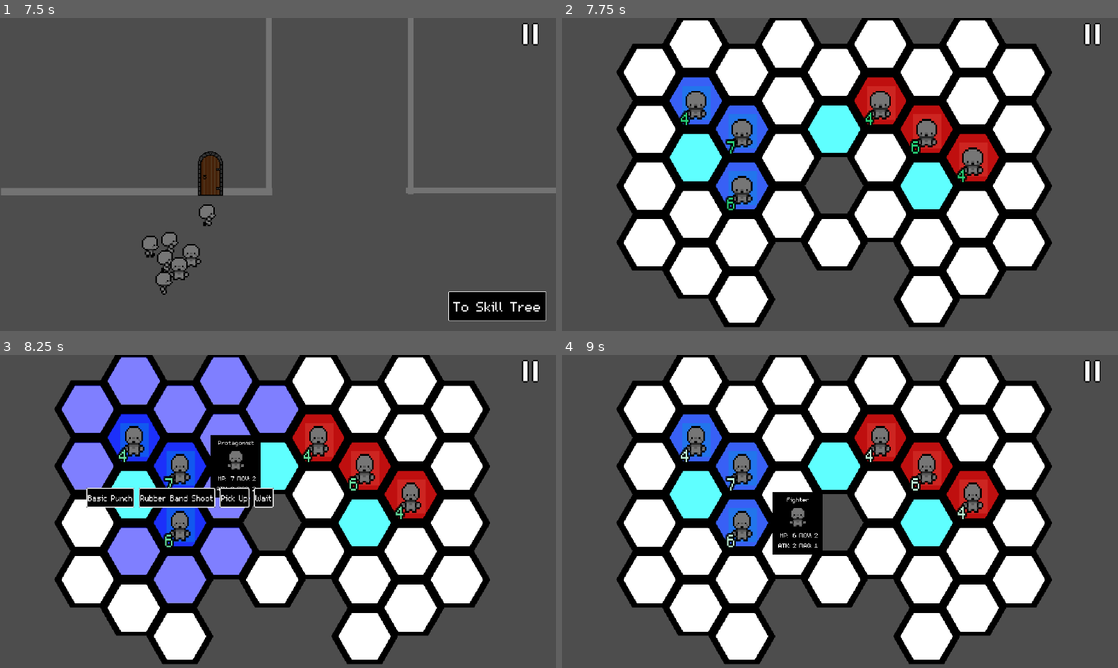
Above: before the commit, frames 1-4 (two rows, left to right).
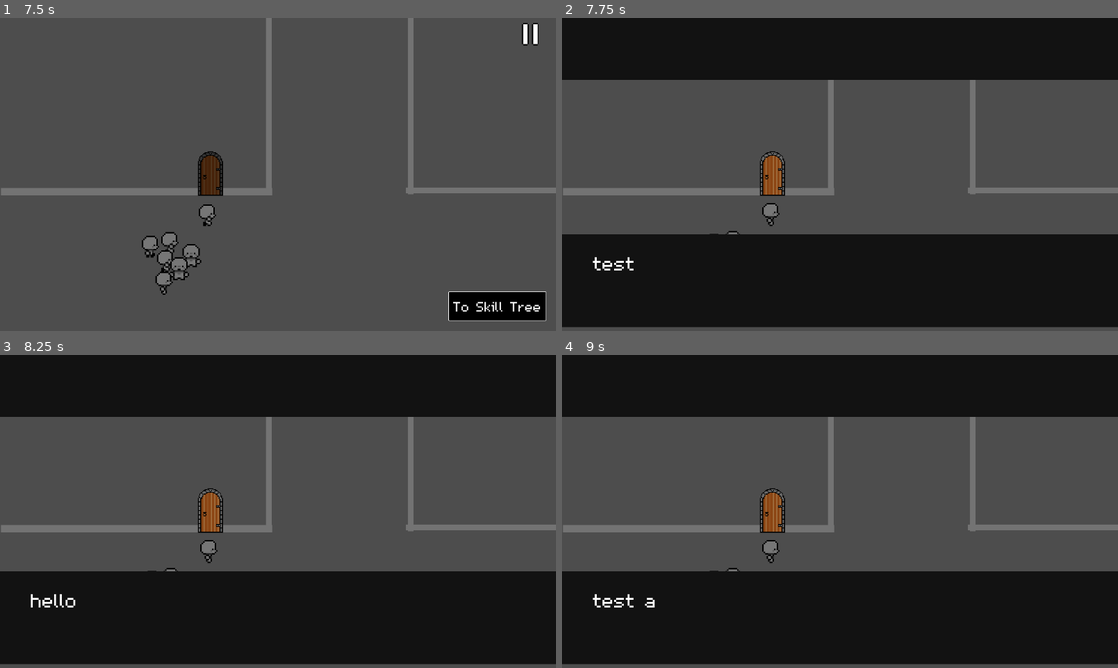
Above: after the commit, the same moments.

Repository: DubiousDuck/Manny-Takes-on-Upper-Management
Game: Godot game, scene res://overworld/sample_overworld.tscn
Two runs of this game, one before a commit and one after it. Both use one fixed random seed, a clock stepped at 60 frames per second and the inputs below. The engine's default icon, where the game draws it, is replaced by a stand-in: a white triangle on a blue panel in a dark square.
Inputs (mouse positions are in pixels of both pictures, inside the frame that each line leads up to):
- Up to frame 1 (7.5 s): tap Enter (ui_accept) at 0.5, 0.77, 1.52, 3.02, 3.77, 4.52, 6.02, 6.77 s; move the mouse to (155, 246) at 0.52 s; press the mouse at (155, 246) at 0.53 s; hold Right (ui_right) 0.53-1.28 s; move the mouse to (139, 246) at 1.27 s; release the mouse at (139, 246) at 1.28 s; hold X (Back) 1.28-2.03 s; click (139, 246) at 1.35 s; move the mouse to (172, 277) at 2.02 s; press the mouse at (172, 277) at 2.03 s; hold Right (ui_right) 2.03-2.78 s; move the mouse to (127, 265) at 2.77 s; release the mouse at (127, 265) at 2.78 s; hold Up (ui_up) 2.78-3.53 s; click (127, 265) at 2.85 s; move the mouse to (166, 302) at 3.52 s; press the mouse at (166, 302) at 3.53 s; hold Left (ui_left) 3.53-5.03 s; move the mouse to (155, 296) at 4.27 s; release the mouse at (155, 296) at 4.28 s; click (155, 296) at 4.35 s; move the mouse to (305, 174) at 5.02 s; press the mouse at (305, 174) at 5.03 s; hold X (Back) 5.03-5.78 s; move the mouse to (194, 96) at 5.77 s; release the mouse at (194, 96) at 5.78 s; hold Right (ui_right) 5.78-6.53 s; click (194, 96) at 5.85 s; move the mouse to (400, 158) at 6.52 s; press the mouse at (400, 158) at 6.53 s; hold Up (ui_up) 6.53-7.28 s; move the mouse to (166, 190) at 7.27 s; release the mouse at (166, 190) at 7.28 s; hold Right (ui_right) from 7.28 s (still down); click (166, 190) at 7.35 s
- Up to frame 2 (7.75 s): keep holding Right (ui_right); tap Enter (ui_accept) at 7.52 s
- Up to frame 3 (8.25 s): move the mouse to (177, 470) at 8.02 s; release Right (ui_right) at 8.03 s; press the mouse at (177, 470) at 8.03 s; hold X (Back) from 8.03 s (still down)
- Up to frame 4 (9 s): move the mouse to (739, 527) at 8.77 s; release X (Back) at 8.78 s; release the mouse at (739, 527) at 8.78 s; hold Left (ui_left) from 8.78 s (still down); click (739, 527) at 8.85 s

Frame 1 is identical in both runs. In frame 2, 78% of the frame differs, in the area x 0-100%, y 0-99%; in frame 3, 78%; in frame 4, 78%.

Commit message:
dialogue integration

Diff:
--- a/Global/global.gd
+++ b/Global/global.gd
@@ -81,11 +81,30 @@
 
 func _ready():
 	verify_directory(save_path)
+	EventBus.connect("ui_element_started", ui_element_start)
+	EventBus.connect("ui_element_ended", ui_element_end)
 
 func verify_directory(path : String):
 	DirAccess.make_dir_absolute(path)
 
-#######################################################
+## UI
+
+const DIALOGUE = preload("res://ui/dialogue.tscn")
+
+func ui_element_start():
+	get_tree().current_scene.process_mode = Node.PROCESS_MODE_DISABLED
+
+func ui_element_end():
+	get_tree().current_scene.process_mode = Node.PROCESS_MODE_ALWAYS
+
+func start_dialogue(text : Array[String]):
+	var a = DIALOGUE.instantiate()
+	UiLayer.add_child(a)
+	a.read_text(text)
+	await EventBus.ui_element_ended
+	a.queue_free()
+
+## Save and load #####################################################
 
 var player_data = PlayerData.new()
 
--- a/dialogue.gd
+++ b/dialogue.gd
@@ -6,12 +6,14 @@
 func read_text(text : Array[String]):
 	EventBus.ui_element_started.emit()
 	anim_player.play("BarsDown")
+	await anim_player.animation_finished
 	for i : String in text:
 		label.visible_ratio = 0
 		label.text = i
 		var a = create_tween()
 		a.tween_property(label, "visible_ratio", 1, i.length() * 0.02)
 		await EventBus.input_advance
+	label.queue_free()
 	anim_player.play_backwards("BarsDown")
 	await anim_player.animation_finished
 	EventBus.ui_element_ended.emit()
--- a/global/player_data.gd
+++ b/global/player_data.gd
@@ -1,3 +1,5 @@
 class_name PlayerData extends Resource
 
 var player_name : String = "A"
+
+# include party details here
--- /dev/null
+++ b/global/ui_layer.tscn
@@ -0,0 +1,4 @@
+[gd_scene format=3 uid="uid://dtt3xcsbt848i"]
+
+[node name="UiLayer" type="CanvasLayer"]
+process_mode = 3
--- a/overworld/door.gd
+++ b/overworld/door.gd
@@ -5,5 +5,7 @@
 @export_file("*.tscn") var scene_to_go
 
 func _interact_call_back():
+	Global.start_dialogue(["test", "hello", "test again"])
+	await EventBus.ui_element_ended
 	Global.start_battle(self.name, [load("res://unit/params/healer.tres")])
 	get_tree().change_scene_to_file(scene_to_go)
--- a/project.godot
+++ b/project.godot
@@ -21,6 +21,7 @@
 Global="*res://global/global.gd"
 HexNavi="*res://addons/hex_grid_nav/hexagon_navigation.gd"
 AudioPreload="*res://global/audio_preload.tscn"
+UiLayer="*res://global/ui_layer.tscn"
 
 [display]
 
--- a/ui/dialogue.tscn
+++ b/ui/dialogue.tscn
@@ -74,15 +74,15 @@
 
 [node name="ColorRect" type="ColorRect" parent="."]
 layout_mode = 0
+offset_top = -128.0
 offset_right = 1152.0
-offset_bottom = 128.0
 color = Color(0.0728426, 0.0728426, 0.0728426, 1)
 
 [node name="ColorRect2" type="ColorRect" parent="."]
 layout_mode = 0
-offset_top = 448.0
+offset_top = 640.0
 offset_right = 1152.0
-offset_bottom = 640.0
+offset_bottom = 832.0
 color = Color(0.0728426, 0.0728426, 0.0728426, 1)
 
 [node name="Label" type="Label" parent="."]
@@ -92,7 +92,6 @@
 offset_right = 1080.0
 offset_bottom = 577.0
 theme_override_font_sizes/font_size = 64
-text = "Test test test"
 
 [node name="AnimationPlayer" type="AnimationPlayer" parent="."]
 libraries = {
